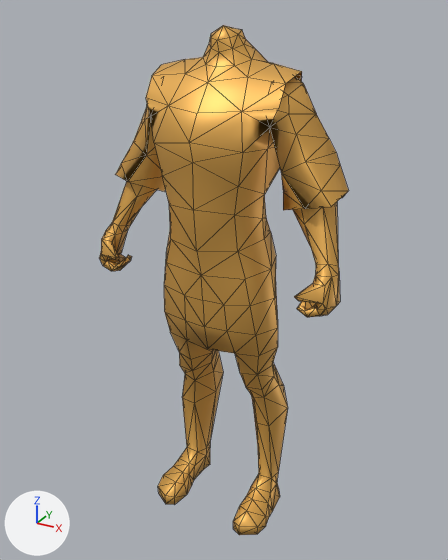
An edit to the COLLADA model art/meshes/skeletal/new/m_armor_tunic_short_med_sleeves.dae, drawn before and after from the same camera.
The view is the same before and after, from a 50 mm camera at (2.09, -3.79, 3.96) aimed at (-0.01, 0.04, 2.04). The axes (+X, +Y, +Z) are drawn at lower left. The lights are the same throughout. Mesh edges are drawn as thin lines. Vertices at the same position are counted once.

The older version as bpy lines, for what is in view:
```python
mat_skin = principled_material('Skin')
mat_skin.base_color = (0.8, 0.433, 0.0937)  # orange #e7b056
mat_skin.metallic = 0.5
me_cube_045 = bpy.data.meshes.new('Cube.045')
me_cube_045.from_pydata(...)  # 457 vertices, 866 faces; spans x -0.96..0.96, y -0.43..0.4, z 0.0..3.85
me_cube_045.materials.append(mat_skin)  # orange #e7b056
ob_m_armor_tunic_short_med_sleeves = bpy.data.objects.new('m_armor_tunic_short_med_sleeves', me_cube_045)
ob_m_armor_tunic_short_med_sleeves.location = (0.0, 0.0, 0.0)
```
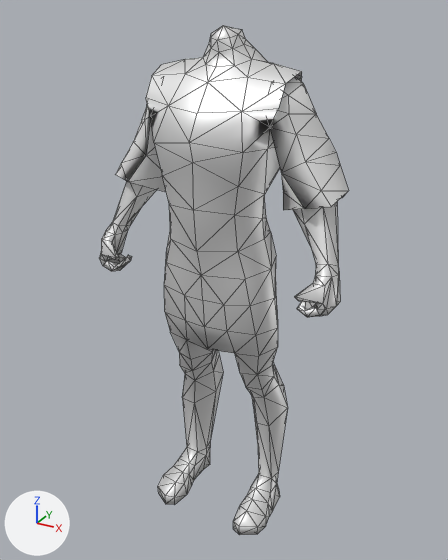
Where the change shows, as pixel boxes (x1, y1, x2, y2) in the pictures (448 x 560 px):
'm_armor_tunic_short_med_sleeves', recoloured, surface changed
    both: (100, 25, 348, 535)
part 1 of me_cube_045, recoloured
    both: (146, 57, 302, 356)
part 2 of me_cube_045, recoloured
    both: (115, 77, 348, 210)

What the commit changed:
Material 'Skin' (mat_skin) changes colour from orange #e7b056 to white #e7e7e7; in linear values from (0.8, 0.433, 0.0937) to (0.8, 0.8, 0.8).
Material 'Linothorax_Neck' (mat_linothorax_neck) is new.
Its base color is (0.8, 0.8, 0.8) (white #e7e7e7).
Its metallic is 0.5.
Material 'Armor' (mat_armor) is new.
Its base color is (0.8, 0.8, 0.8) (white #e7e7e7).
me_cube_045 has 457 vertices, 866 faces and spans x -0.96..0.96, y -0.43..0.4, z 0.0..3.85.
me_cube_045 is used by ob_m_armor_tunic_short_med_sleeves; location (0.0, 0.0, 0.0).
me_cube_045 part 1: 206 faces spanning x -0.53..0.53, y -0.43..0.36, z 1.58..3.71 switch from mat_skin (orange #e7b056) to mat_linothorax_neck (white #e7e7e7).
me_cube_045 part 2: 109 faces spanning x -0.9..0.9, y -0.2..0.28, z 2.69..3.58 switch from mat_skin (orange #e7b056) to mat_armor (white #e7e7e7).
